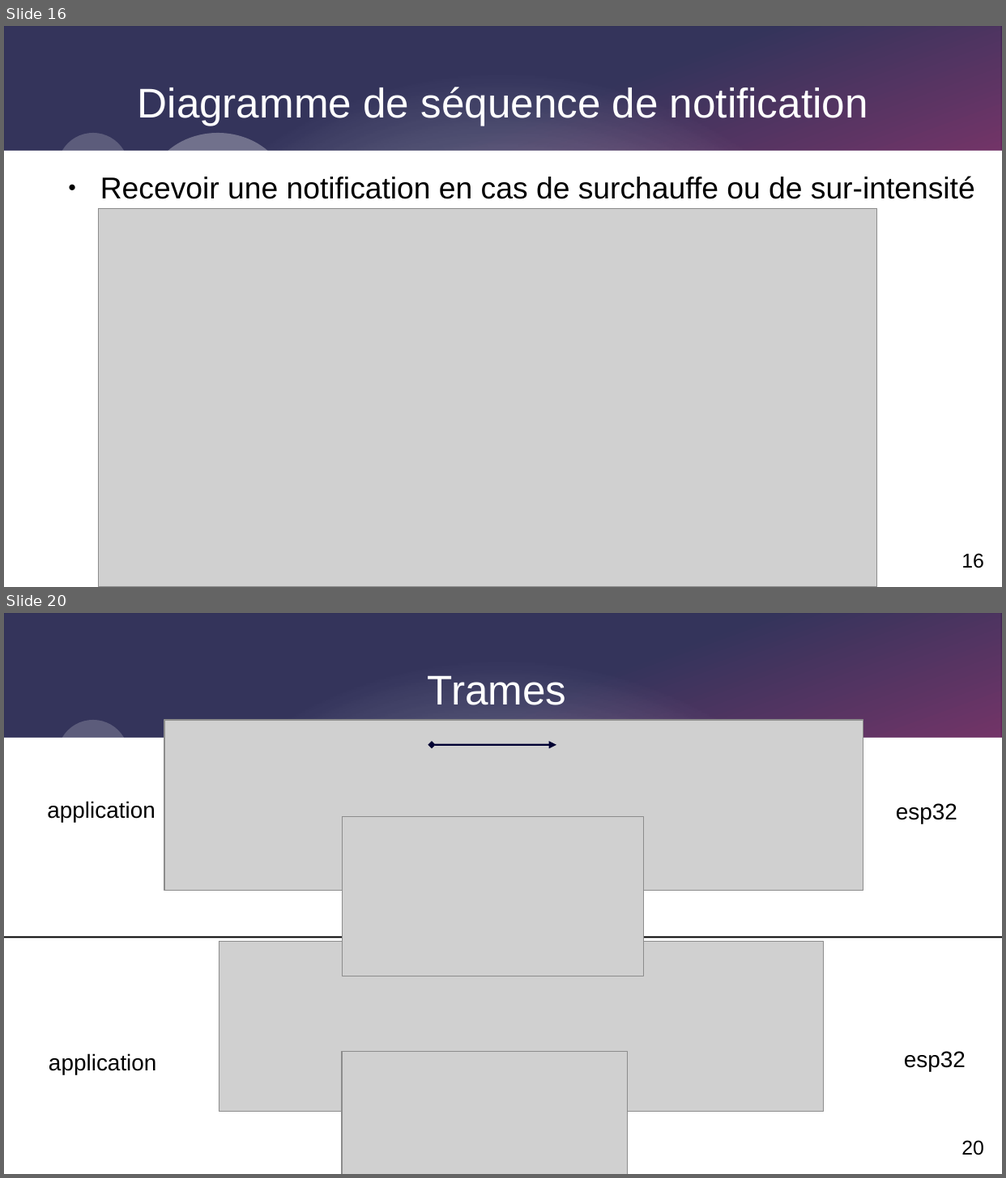
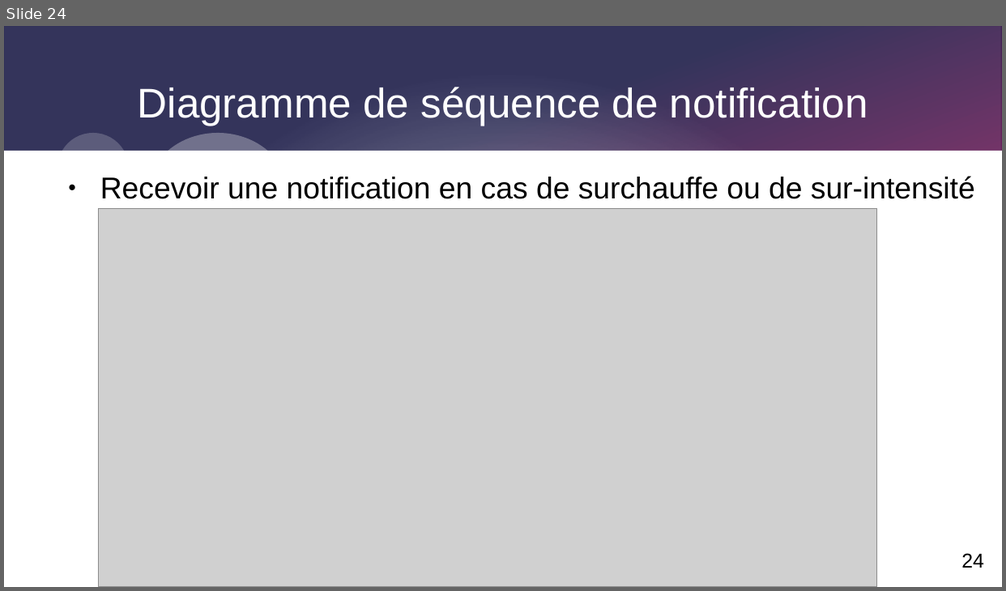
Before and after one commit to Corentinh2/PROJET_GESTIONNAIRE_DE_CHARGE, a slide deck: revue3/diapo_revue_3.odp. Shown one above the other, each under a label of ours: slides 16 and 20 before the commit, slide 24 after it; the slides between them are not shown. The pictures are 1006x1178 and 1006x591 pixels, drawn with LibreOffice and Linux fonts; fonts in the diff are those of the drawing; grey boxes stand for pictures. Boxes give left, top, right and bottom in pixels: in the first picture for what was removed or moved away, otherwise in the second. Text is boxed around its words. In the diff, an @@ line names an element or a change of style, - is before the commit and + after.

```diff
--- a/revue3/diapo_revue_3.odp
+++ b/revue3/diapo_revue_3.odp
@@ slide 20 removed at <box>4,613,1002,1174</box>, background #FFFFFF; not listed: 5 template elements that a slide beside it also shows @@
@@ title removed at <box>428,676,567,705</box> @@
-Trames
@@ picture removed at <box>164,720,863,891</box> @@
@@ double arrow removed from (432, 745) to (556, 745) @@
@@ text removed at <box>47,801,155,822</box> @@
-application
@@ text removed at <box>896,803,957,824</box> @@
-esp32
@@ picture removed at <box>343,817,644,977</box> @@
@@ line removed from (4, 937) to (1002, 937) @@
@@ picture removed at <box>219,942,825,1113</box> @@
@@ text removed at <box>49,1054,157,1075</box> @@
-application
@@ picture removed at <box>342,1052,628,1174</box> @@
@@ text removed at <box>904,1051,965,1071</box> @@
-esp32
@@ page number removed at <box>961,1140,984,1156</box> @@
-20
@@ what was slide 16 is now slide 24 @@
@@ page number at <box>961,553,984,568</box>: text changed @@
-16
+24
```
Also in this commit, not shown: 9 slides changed, 15 slides added, 7 other slides removed, 4 other files.
